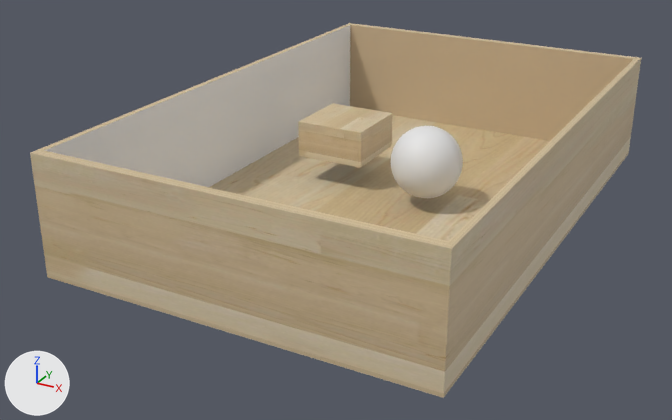
Before and after pictures for a commit that changed the Blender file New_Model_v3.blend.
Both versions are drawn from a 50 mm lens placed at (10.26, -21.22, 10.16), pointed at (-0.76, -1.2, 0.15). The lights are fixed; the arrows at lower left show +X, +Y and +Z.

The first picture shows 'Cube_Cube.001', 'Earth', 'Floor', 'Wall'.
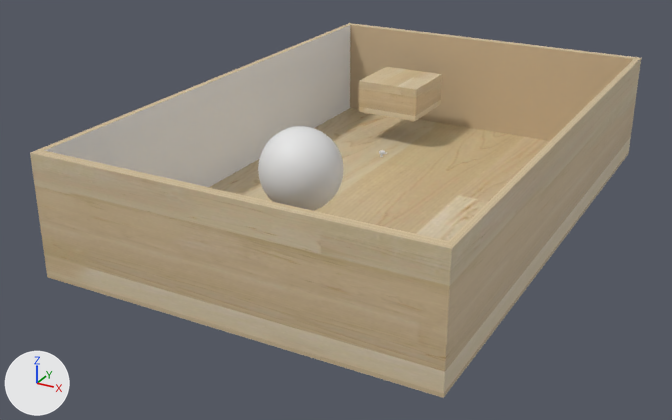
The change, as a diff of the scene's bpy script:
```diff
--- a/New_Model_v3.blend.py
+++ b/New_Model_v3.blend.py
@@ ob_earth @@
 ob_earth = bpy.data.objects.new('Earth', me_earth)
-ob_earth.location = (1.08, 0.51, 1.28)
+ob_earth.location = (0.05, -4.32, 2.52)
 ob_earth.rotation_euler = (1.571, 0.0, 3.142)  # degrees (90, 0, 180)
@@ ob_cube_cube_001 @@
 ob_cube_cube_001 = bpy.data.objects.new('Cube_Cube.001', me_cube_cube_001)
-ob_cube_cube_001.location = (-1.82, 1.34, 0.74)
+ob_cube_cube_001.location = (-1.97, 5.32, 0.92)
 ob_cube_cube_001.rotation_euler = (1.571, 0.0, 0.0)  # degrees (90, 0, 0)
```

Location of each change, (x1, y1, x2, y2) in pixels of the pictures (672 x 420 px):
'Earth', moved
    before: (391, 126, 463, 198)
    after: (258, 126, 343, 211)
'Cube_Cube.001', moved
    before: (298, 103, 393, 168)
    after: (358, 67, 442, 121)
